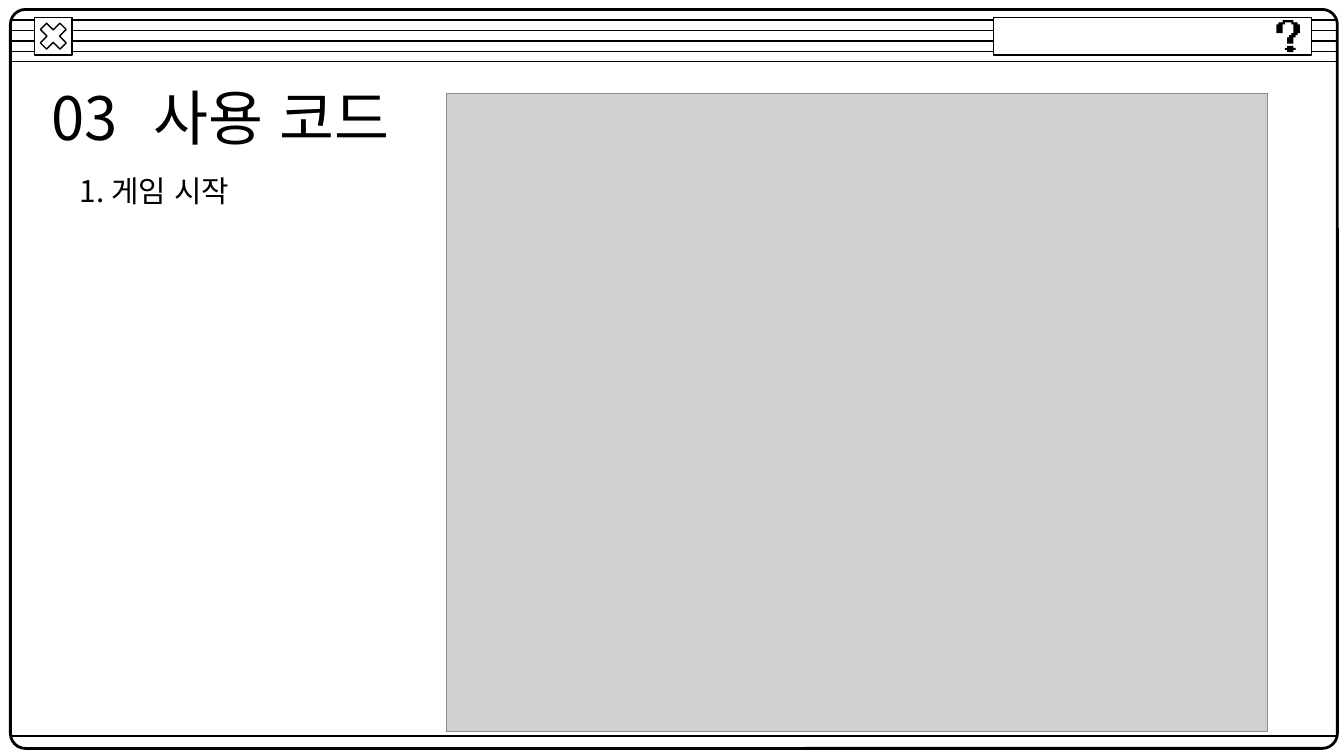
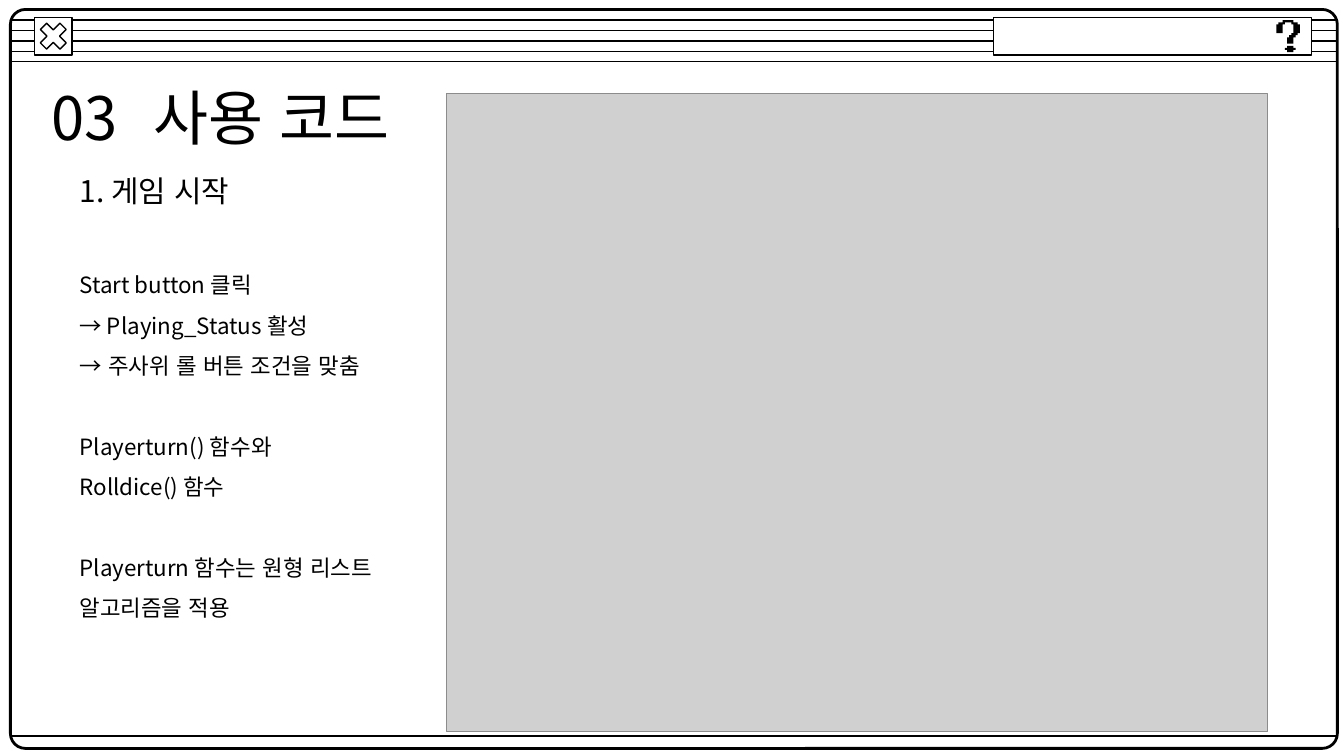
Before and after one commit to YuuJin72/Javascript, a slide deck: slide 10 of Javascript_정두식.pptx. Drawn at 1344x756 pixels with LibreOffice and Linux fonts; fonts in the diff are those of the drawing; grey boxes stand for pictures. Boxes give left, top, right and bottom in pixels: in the first picture for what was removed or moved away, otherwise in the second. Text is boxed around its words. In the diff, an @@ line names an element or a change of style, - is before the commit and + after.

```diff
--- a/Javascript_정두식.pptx
+++ b/Javascript_정두식.pptx
@@ text added at (x1=80, y1=274, x2=372, y2=618), 12 pt, text #000000 @@
+Start button 클릭
+→ Playing_Status 활성
+→ 주사위 롤 버튼 조건을 맞춤
+Playerturn() 함수와
+Rolldice() 함수
+Playerturn 함수는 원형 리스트 알고리즘을 적용
```
Also in this commit, not shown: 7 other slides changed.
